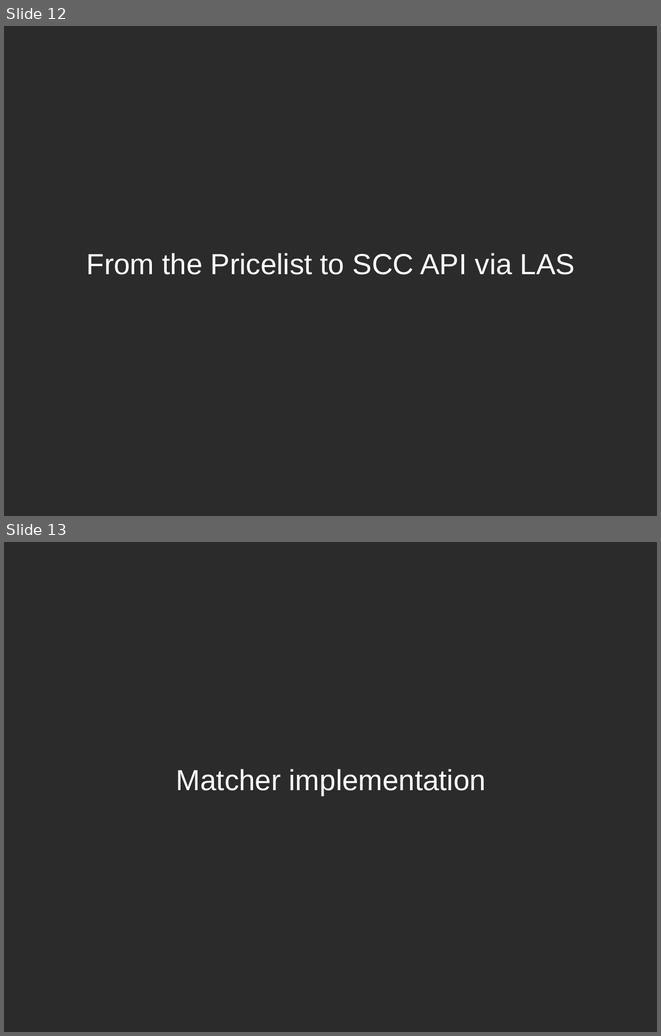
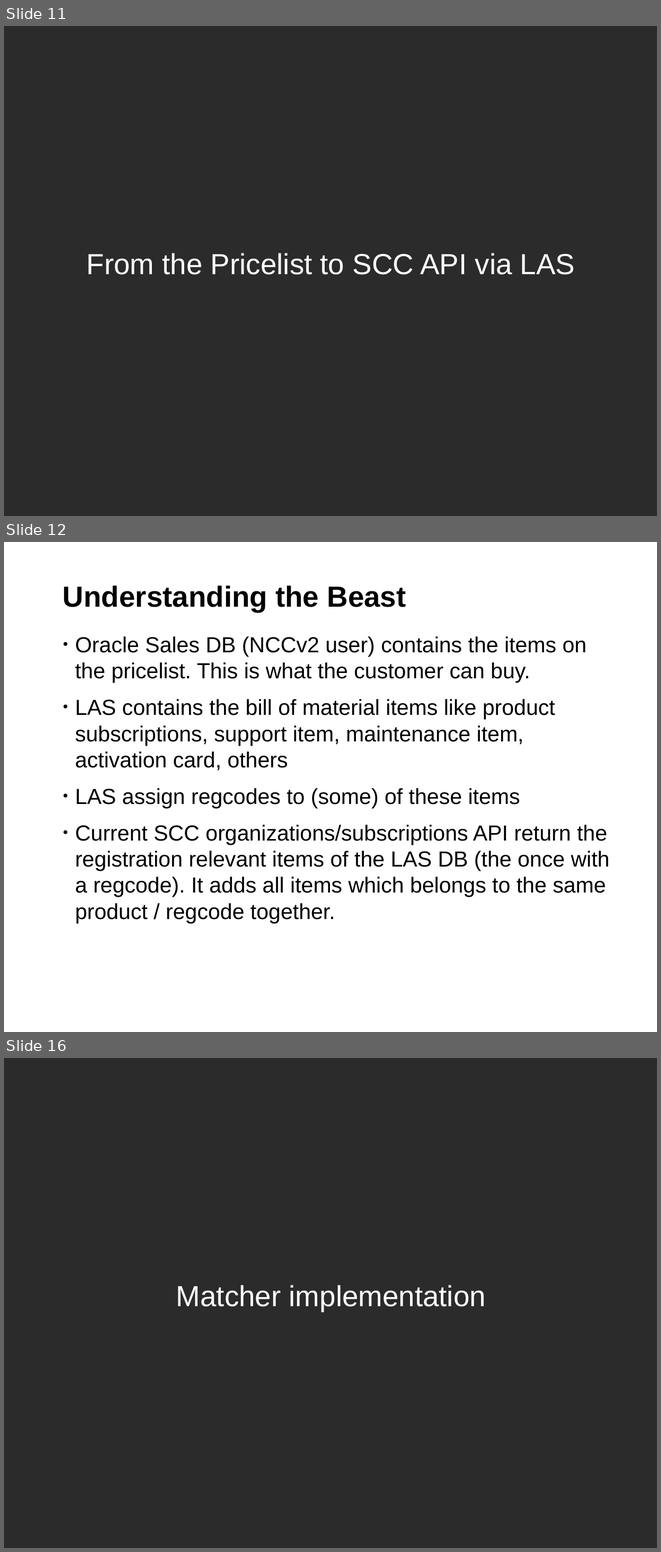
Before and after one commit to hustodemon/subscription-matcher, a slide deck: doc/SubscriptionCounting.odp. Shown one above the other, each under a label of ours: slides 12 and 13 before the commit, slides 11, 12 and 16 after it; the slides between them are not shown. The pictures are 661x1036 and 661x1552 pixels, drawn with LibreOffice and Linux fonts; fonts in the diff are those of the drawing; background and template pictures are left out; a plain dark background stands for a picture behind light text. Boxes give left, top, right and bottom in pixels: in the first picture for what was removed or moved away, otherwise in the second. Text is boxed around its words. In the diff, an @@ line names an element or a change of style, - is before the commit and + after.

Commit message:
add pages for from pricelist to SCC API

```diff
--- a/doc/SubscriptionCounting.odp
+++ b/doc/SubscriptionCounting.odp
@@ slide 12 added at [4,542,657,1032], background #FFFFFF @@
@@ title added at [63,585,406,612], 32 pt, text #000000, bold @@
+Understanding the Beast
@@ text added at [75,636,610,923], 24 pt, text #000000 @@
+• Oracle Sales DB (NCCv2 user) contains the items on the pricelist. This is what the customer can buy.
+• LAS contains the bill of material items like product subscriptions, support item, maintenance item, activation card, others
+• LAS assign regcodes to (some) of these items
+• Current SCC organizations/subscriptions API return the registration relevant items of the LAS DB (the once with a regcode). It adds all items which belongs to the same product / regcode together.
@@ page number added at [4,1007,87,1032], 11 pt, text #FFFFFF @@
+12
@@ what was slide 12 is now slide 11 @@
@@ what was slide 13 is now slide 16 @@
```
Also in this commit, not shown: 1 slide changed, 3 other slides added.
